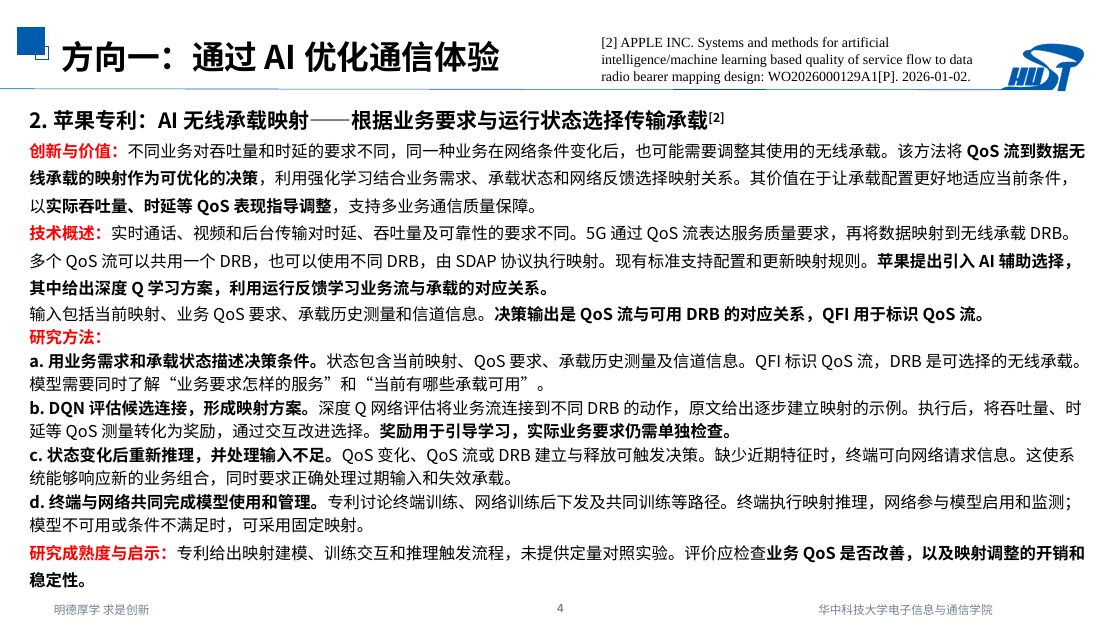
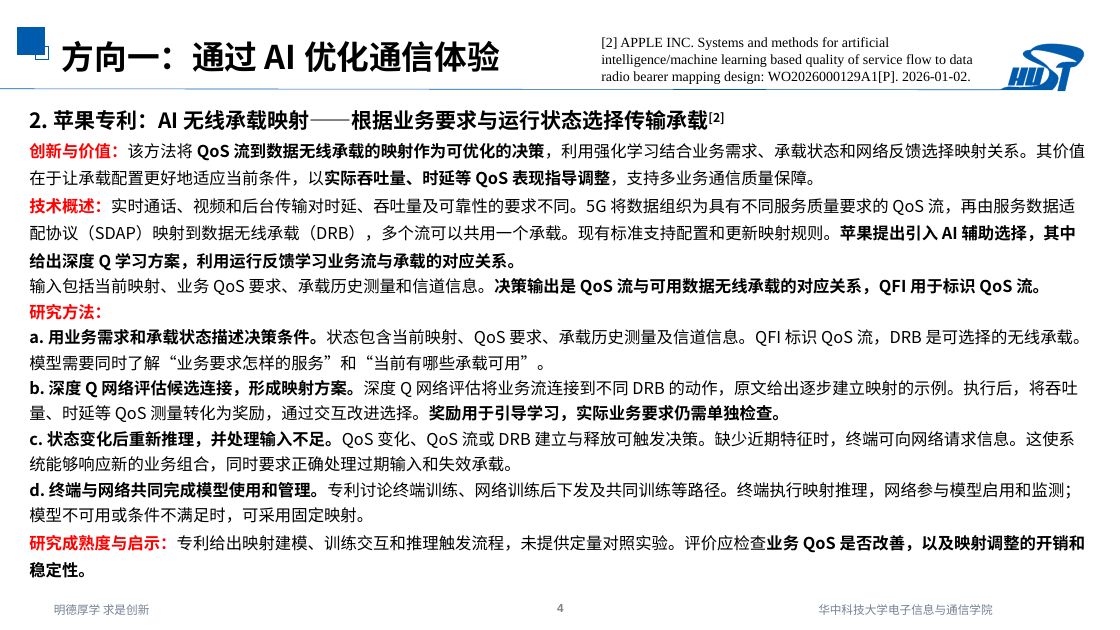
Before and after one commit to strings-pixel/self, a slide deck: slide 4 of 2026.10.10AI与通信融合研究进展调研三.pptx. Drawn at 1120x630 pixels with LibreOffice and Linux fonts; fonts in the diff are those of the drawing. Boxes give left, top, right and bottom in pixels: in the first picture for what was removed or moved away, otherwise in the second. Text is boxed around its words. In the diff, an @@ line names an element or a change of style, - is before the commit and + after.

```diff
--- a/2026.10.10AI与通信融合研究进展调研三.pptx
+++ b/2026.10.10AI与通信融合研究进展调研三.pptx
@@ text at <box>29,143,1086,296</box>: text changed @@
-创新与价值：不同业务对吞吐量和时延的要求不同，同一种业务在网络条件变化后，也可能需要调整其使用的无线承载。该方法将 QoS 流到数据无线承载的映射作为可优化的决策，利用强化学习结合业务需求、承载状态和网络反馈选择映射关系。其价值在于让承载配置更好地适应当前条件，以实际吞吐量、时延等 QoS 表现指导调整，支持多业务通信质量保障。
-技术概述：实时通话、视频和后台传输对时延、吞吐量及可靠性的要求不同。5G 通过 QoS 流表达服务质量要求，再将数据映射到无线承载 DRB。多个 QoS 流可以共用一个 DRB，也可以使用不同 DRB，由 SDAP 协议执行映射。现有标准支持配置和更新映射规则。苹果提出引入 AI 辅助选择，其中给出深度 Q 学习方案，利用运行反馈学习业务流与承载的对应关系。
-输入包括当前映射、业务 QoS 要求、承载历史测量和信道信息。决策输出是 QoS 流与可用 DRB 的对应关系，QFI 用于标识 QoS 流。
+创新与价值：该方法将 QoS 流到数据无线承载的映射作为可优化的决策，利用强化学习结合业务需求、承载状态和网络反馈选择映射关系。其价值在于让承载配置更好地适应当前条件，以实际吞吐量、时延等 QoS 表现指导调整，支持多业务通信质量保障。
+技术概述：实时通话、视频和后台传输对时延、吞吐量及可靠性的要求不同。5G 将数据组织为具有不同服务质量要求的 QoS 流，再由服务数据适配协议（SDAP）映射到数据无线承载（DRB），多个流可以共用一个承载。现有标准支持配置和更新映射规则。苹果提出引入 AI 辅助选择，其中给出深度 Q 学习方案，利用运行反馈学习业务流与承载的对应关系。
+输入包括当前映射、业务 QoS 要求、承载历史测量和信道信息。决策输出是 QoS 流与可用数据无线承载的对应关系，QFI 用于标识 QoS 流。
@@ text at <box>29,304,1090,523</box>: line spacing 1.2 to 1.3 @@
@@ text at <box>29,380,1078,422</box>: text changed @@
-b. DQN 评估候选连接，形成映射方案。深度 Q 网络评估将业务流连接到不同 DRB 的动作，原文给出逐步建立映射的示例。执行后，将吞吐量、时延等 QoS 测量转化为奖励，通过交互改进选择。奖励用于引导学习，实际业务要求仍需单独检查。
+b. 深度 Q 网络评估候选连接，形成映射方案。深度 Q 网络评估将业务流连接到不同 DRB 的动作，原文给出逐步建立映射的示例。执行后，将吞吐量、时延等 QoS 测量转化为奖励，通过交互改进选择。奖励用于引导学习，实际业务要求仍需单独检查。
```
Also in this commit, not shown: 5 other slides changed, 2 slides added.
